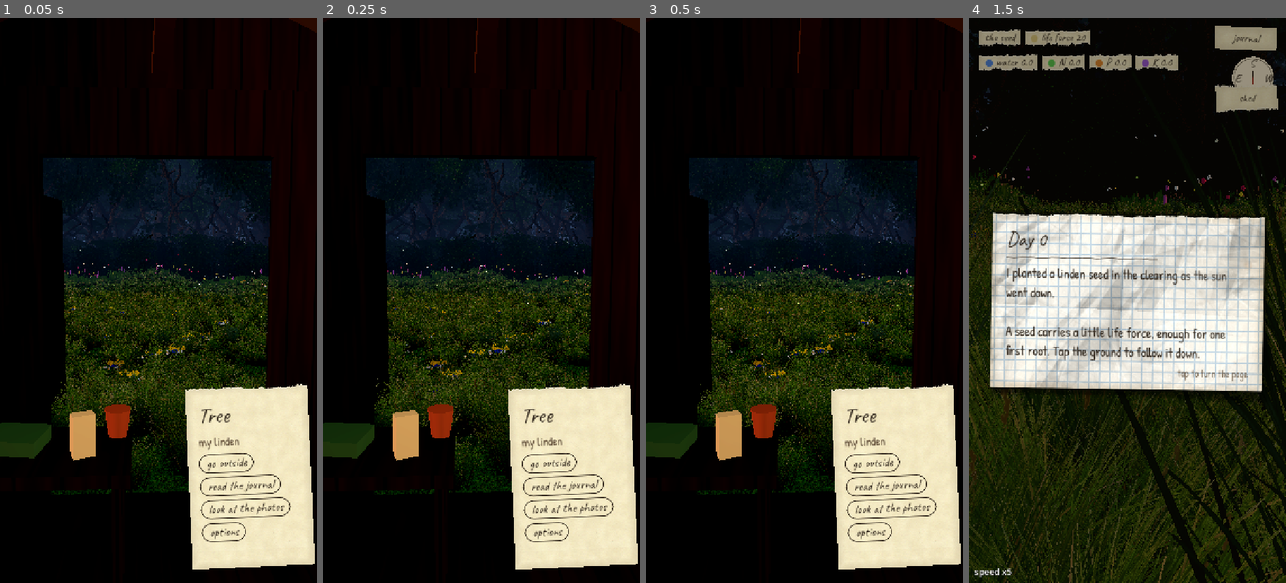
Above: before the commit, frames 1-4 (left to right).
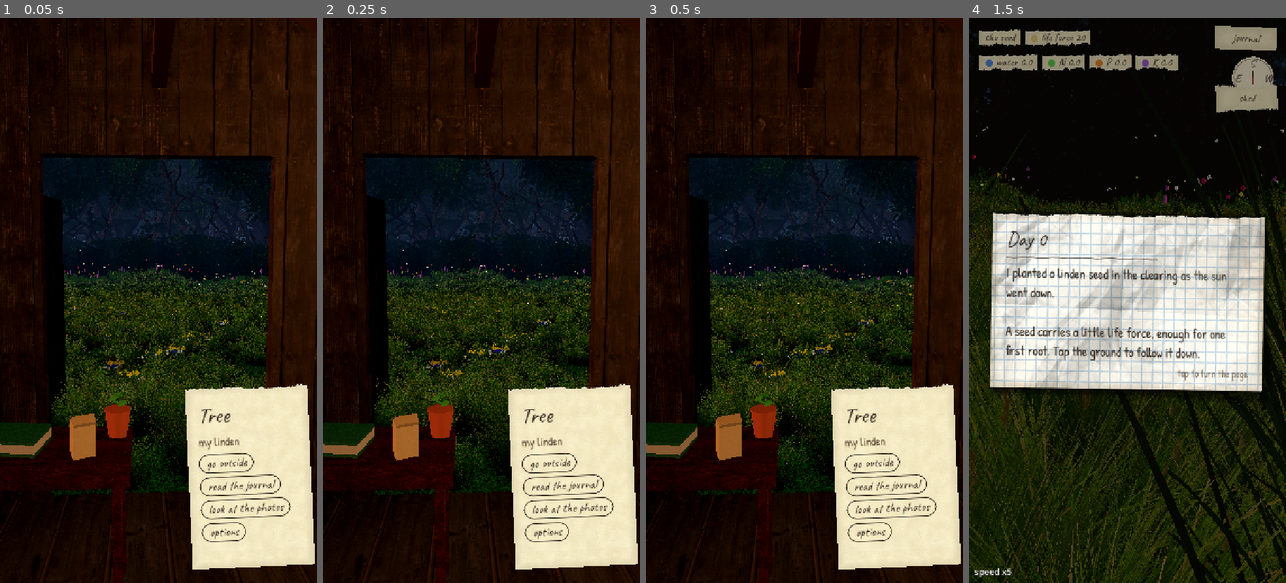
Above: after the commit, the same moments.

Repository: SimonSouleyman/gamdev
Game: Godot game, scene res://main.tscn
Two runs of this game, one before a commit and one after it. Both use one fixed random seed, a clock stepped at 60 frames per second and the inputs below.
Inputs (mouse positions are in pixels of both pictures, inside the frame that each line leads up to):
- Up to frame 1 (0.05 s): no input
- Up to frame 2 (0.25 s): no input
- Up to frame 3 (0.5 s): no input
- Up to frame 4 (1.5 s): click "go outside" at 0.5 s; tap Enter at 1.25 s; move the mouse to (1197, 272) at 1.27 s; hold Right (ui_right) from 1.28 s (still down); tap T at 1.35 s; click (1197, 272) at 1.42 s

The runs differ from the first frame. In frame 1, 26% of the frame differs, in the area x 0-100%, y 0-100%; in frame 2, 27%; in frame 3, 23%; in frame 4, nothing differs.

Commit message:
Shed: real weathered boards, plank floor and a worn workbench (CC0), leather books with page blocks, a folded seed bag, a seedling in the pot
Co-Authored-By: Claude Opus 5.5 (1M context) <noreply@anthropic.com>

Diff:
--- a/Tree/shed/shed.gd
+++ b/Tree/shed/shed.gd
@@ -21,7 +21,9 @@
 
 var camera: Camera3D
 var _items: Dictionary = {}  # name -> Node3D (tappable)
-var _wood: ShaderMaterial
+var _wood: Material
+var _floor: Material
+var _table: Material
 var _time: float = 0.0
 var _lamp: OmniLight3D
 var menu: Control  # 2D handwritten menu note, added to a CanvasLayer by the owner
@@ -30,8 +32,11 @@
 func _ready() -> void:
 	place()
 	rotation.y = PI
-	_wood = ShaderMaterial.new()
-	_wood.shader = preload("res://shed/wood.gdshader")
+	# Real weathered boards, a worn plank floor and an old workbench top (CC0, Poly Haven;
+	# Simon, play test 4: the shed looked like placeholders).
+	_wood = _planks("weathered_planks", 0.55, Color(0.82, 0.78, 0.74))
+	_floor = _planks("old_planks_02", 0.5, Color(0.75, 0.7, 0.66))
+	_table = _planks("wood_table_worn", 0.9, Color(0.9, 0.85, 0.8))
 	_build_room()
 	_build_bench()
 	_build_pinboard()
@@ -54,6 +59,43 @@
 	return m
 
 
+## A wood material from assets/wood, mapped in world space so every board has the same grain size.
+func _planks(name: String, scale: float, tint: Color) -> StandardMaterial3D:
+	var m := StandardMaterial3D.new()
+	var base := "res://assets/wood/%s_%s_1k.jpg"
+	m.albedo_texture = load(base % [name, "diff"])
+	m.albedo_color = tint
+	m.normal_enabled = true
+	m.normal_texture = load(base % [name, "nor_gl"])
+	m.roughness_texture = load(base % [name, "rough"])
+	m.roughness = 1.0
+	m.uv1_triplanar = true
+	m.uv1_world_triplanar = true
+	m.uv1_scale = Vector3.ONE * scale
+	return m
+
+
+## Leather with its grain (the journal's cover normal map from the paper look).
+func _leather(c: Color) -> StandardMaterial3D:
+	var m := _mat(c, 0.55)
+	m.normal_enabled = true
+	m.normal_texture = preload("res://lookdev/paper/textures/leather_normal.png")
+	m.uv1_triplanar = true
+	m.uv1_world_triplanar = true
+	m.uv1_scale = Vector3.ONE * 6.0
+	return m
+
+
+## Paper for page blocks and the seed bag.
+func _paper_mat(c: Color = Paper.PAPER) -> StandardMaterial3D:
+	var m := _mat(c, 0.95)
+	m.albedo_texture = preload("res://assets/paper/paper_beige.png")
+	m.uv1_triplanar = true
+	m.uv1_world_triplanar = true
+	m.uv1_scale = Vector3.ONE * 3.0
+	return m
+
+
 func _mat(c: Color, rough: float = 0.8) -> StandardMaterial3D:
 	var m := StandardMaterial3D.new()
 	m.albedo_color = c
@@ -66,7 +108,7 @@
 	var hd := DEPTH * 0.5
 	var t := 0.08
 	# Floor boards and walls: back, left, right, and the front wall with the open door.
-	_box(Vector3(WIDTH, 0.1, DEPTH), Vector3(0, 0.05, 0), _wood)
+	_box(Vector3(WIDTH, 0.1, DEPTH), Vector3(0, 0.05, 0), _floor)
 	_box(Vector3(WIDTH, WALL_H, t), Vector3(0, WALL_H * 0.5, -hd), _wood)
 	_box(Vector3(t, WALL_H, DEPTH), Vector3(-hw, WALL_H * 0.5, 0), _wood)
 	_box(Vector3(t, WALL_H, DEPTH), Vector3(hw, WALL_H * 0.5, 0), _wood)
@@ -92,7 +134,7 @@
 			st.add_vertex(v)
 		st.generate_normals()
 		tri.mesh = st.commit()
-		var gm := _wood.duplicate() as ShaderMaterial
+		var gm := _wood.duplicate() as Material
 		tri.material_override = gm
 		tri.set("material_override", gm)
 		tri.cast_shadow = GeometryInstance3D.SHADOW_CASTING_SETTING_ON
@@ -146,22 +188,30 @@
 	bench.rotation.y = PI
 	bench.scale = Vector3(0.6, 0.8, 0.6)
 	add_child(bench)
-	_box(Vector3(1.6, 0.06, 0.7), Vector3(0, 0.9, 0), _wood, bench)
+	_box(Vector3(1.6, 0.06, 0.7), Vector3(0, 0.9, 0), _table, bench)
 	for x in [-0.72, 0.72]:
 		for z in [-0.28, 0.28]:
-			_box(Vector3(0.06, 0.9, 0.06), Vector3(x, 0.45, z), _wood, bench)
+			_box(Vector3(0.06, 0.9, 0.06), Vector3(x, 0.45, z), _table, bench)
 	# The journal: dark leather, a paper edge showing.
-	var journal := _box(Vector3(0.34, 0.06, 0.26), Vector3(-0.45, 0.96, 0.05), _mat(Paper.LEATHER, 0.6), bench)
+	var journal := _box(Vector3(0.34, 0.012, 0.26), Vector3(-0.45, 0.936, 0.05), _leather(Paper.LEATHER), bench)
 	journal.rotation.y = 0.2
-	_box(Vector3(0.32, 0.04, 0.24), Vector3(0.01, 0.0, 0.0), _mat(Paper.PAPER), journal).position.y = 0.0
+	# The page block between the covers, and the top cover; a ribbon hangs out at the bottom.
+	_box(Vector3(0.32, 0.036, 0.245), Vector3(0.008, 0.024, 0.0), _paper_mat(), journal)
+	_box(Vector3(0.34, 0.012, 0.26), Vector3(0.0, 0.048, 0.0), _leather(Paper.LEATHER), journal)
+	_box(Vector3(0.012, 0.004, 0.09), Vector3(0.05, 0.02, 0.16), _mat(Color(0.6, 0.12, 0.1)), journal)
 	_items["journal"] = journal
 	# The photo album: green cloth.
-	var album := _box(Vector3(0.36, 0.07, 0.3), Vector3(0.05, 0.965, -0.05), _mat(Color(0.25, 0.38, 0.24), 0.9), bench)
+	var album := _box(Vector3(0.36, 0.014, 0.3), Vector3(0.05, 0.937, -0.05), _leather(Color(0.22, 0.34, 0.22)), bench)
+	_box(Vector3(0.34, 0.045, 0.285), Vector3(0.008, 0.029, 0.0), _paper_mat(Color(0.72, 0.64, 0.52)), album)
+	_box(Vector3(0.36, 0.014, 0.3), Vector3(0.0, 0.058, 0.0), _leather(Color(0.22, 0.34, 0.22)), album)
 	album.rotation.y = -0.15
 	_items["album"] = album
 	# The seed bag: a small paper sack.
-	var seeds := _box(Vector3(0.14, 0.2, 0.08), Vector3(0.5, 1.03, 0.1), _mat(Color(0.78, 0.66, 0.46), 0.95), bench)
+	var seeds := _box(Vector3(0.14, 0.17, 0.08), Vector3(0.5, 1.015, 0.1), _paper_mat(Color(0.78, 0.64, 0.44)), bench)
 	seeds.rotation.y = 0.4
+	# Its top folded over once.
+	var fold := _box(Vector3(0.14, 0.05, 0.02), Vector3(0.0, 0.09, 0.03), _paper_mat(Color(0.72, 0.58, 0.4)), seeds)
+	fold.rotation.x = -0.9
 	_items["seeds"] = seeds
 	# A clay pot with a seedling, and a watering can, for the feel of the place.
 	var pot := MeshInstance3D.new()
@@ -173,6 +223,27 @@
 	pot.material_override = _mat(Color(0.62, 0.33, 0.2))
 	pot.position = Vector3(0.7, 1.0, -0.2)
 	bench.add_child(pot)
+	# Soil and a seedling with a few leaves.
+	var soil := MeshInstance3D.new()
+	var disc := CylinderMesh.new()
+	disc.top_radius = 0.082
+	disc.bottom_radius = 0.082
+	disc.height = 0.01
+	soil.mesh = disc
+	soil.material_override = _mat(Color(0.2, 0.14, 0.1), 1.0)
+	soil.position = Vector3(0, 0.06, 0)
+	pot.add_child(soil)
+	for k in range(4):
+		var leaf := MeshInstance3D.new()
+		var sm := SphereMesh.new()
+		sm.radius = 0.03
+		sm.height = 0.012
+		leaf.mesh = sm
+		leaf.material_override = _mat(Color(0.3, 0.5, 0.2), 0.7)
+		var a := k * TAU / 4.0 + 0.3
+		leaf.position = Vector3(cos(a) * 0.03, 0.1 + k * 0.012, sin(a) * 0.03)
+		leaf.rotation = Vector3(0.4 * sin(a), a, 0.4 * cos(a))
+		pot.add_child(leaf)
 	var can := _box(Vector3(0.22, 0.2, 0.14), Vector3(-0.15, 0.1, 0.4), _mat(Color(0.35, 0.45, 0.42), 0.4))
 	can.position = Vector3(1.1, 0.1, -0.9)
 
Binary file added: Tree/assets/wood/old_planks_02_diff_1k.jpg
Binary file added: Tree/assets/wood/old_planks_02_nor_gl_1k.jpg
Binary file added: Tree/assets/wood/old_planks_02_rough_1k.jpg
Binary file added: Tree/assets/wood/weathered_planks_diff_1k.jpg
Binary file added: Tree/assets/wood/weathered_planks_nor_gl_1k.jpg
Binary file added: Tree/assets/wood/weathered_planks_rough_1k.jpg
Binary file added: Tree/assets/wood/wood_table_worn_diff_1k.jpg
Not shown, changed: Tree/assets/CREDITS.md
